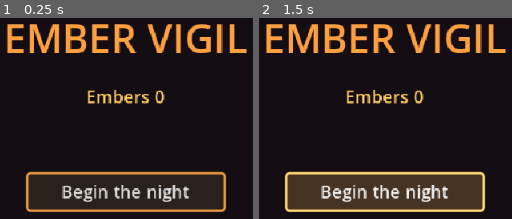
Above: before the commit, frames 1-2 (left to right).
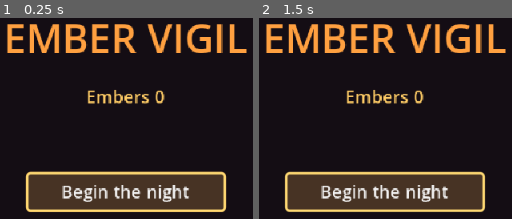
Above: after the commit, the same moments.

Repository: S09Z/ember-vigil-games
Game: Godot game, scene res://ui/camp_screen.tscn
The game is run twice, just before and just after one commit, with the same random seed, the same clock (stepped at 60 frames per second) and the same inputs. This scene is started directly instead of the project's main scene.
Inputs:
- Up to frame 1 (0.25 s): no input
- Up to frame 2 (1.5 s): click "Begin the night" at 0.5 s; click "Begin the night" at 1.25 s

The runs differ from the first frame. In frame 1, 15% of the frame differs, in the area x 10-90%, y 76-97%; in frame 2, nothing differs.

Commit message:
M2-20: apply embers set before the camp enters the tree
Co-Authored-By: Claude Sonnet 5.5 <noreply@anthropic.com>

Diff:
--- a/tests/test_camp_screen.gd
+++ b/tests/test_camp_screen.gd
@@ -29,3 +29,19 @@
 
 func test_negative_embers_are_clamped_to_zero() -> void:
 	assert_eq(CampScreen.embers_text(-5), "Embers 0")
+
+
+func test_embers_set_before_entering_the_tree_is_applied() -> void:
+	var camp: CampScreen = CAMP_SCENE.instantiate() as CampScreen
+	camp.set_embers(7)
+	assert_eq(camp.embers_label_text(), "Embers 7")
+	add_child_autofree(camp)
+	assert_eq(camp.embers_label_text(), "Embers 7")
+
+
+func test_last_embers_set_before_entering_the_tree_wins() -> void:
+	var camp: CampScreen = CAMP_SCENE.instantiate() as CampScreen
+	camp.set_embers(3)
+	camp.set_embers(42)
+	add_child_autofree(camp)
+	assert_eq(camp.embers_label_text(), "Embers 42")
--- a/ui/camp_screen.gd
+++ b/ui/camp_screen.gd
@@ -5,13 +5,16 @@
 
 signal start_pressed()
 
+var _embers: int = 0
+
 @onready var _embers_label: Label = $Background/EmbersLabel
 @onready var _start_button: Button = $Background/StartButton
 
 
 func _ready() -> void:
 	_start_button.pressed.connect(_on_start_pressed)
-	set_embers(0)
+	_start_button.grab_focus.call_deferred()
+	_refresh()
 
 
 static func embers_text(total: int) -> String:
@@ -27,11 +30,19 @@
 
 
 func set_embers(total: int) -> void:
-	_embers_label.text = embers_text(total)
+	_embers = total
+	if is_node_ready():
+		_refresh()
 
 
 func embers_label_text() -> String:
+	if not is_node_ready():
+		return embers_text(_embers)
 	return _embers_label.text
+
+
+func _refresh() -> void:
+	_embers_label.text = embers_text(_embers)
 
 
 func _on_start_pressed() -> void:
--- a/ui/camp_screen.tscn
+++ b/ui/camp_screen.tscn
@@ -78,5 +78,6 @@
 theme_override_font_sizes/font_size = 14
 theme_override_styles/normal = SubResource("Style_normal")
 theme_override_styles/hover = SubResource("Style_hover")
+theme_override_styles/focus = SubResource("Style_hover")
 theme_override_styles/pressed = SubResource("Style_hover")
 text = "Begin the night"
